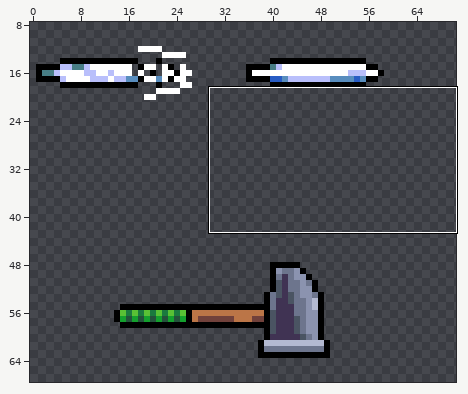
Two states of a sprite sheet, Assets/Art/Items/Attacks.png. Above, an overview of the earlier version with the close-up marked.
Close-up. Before the commit:
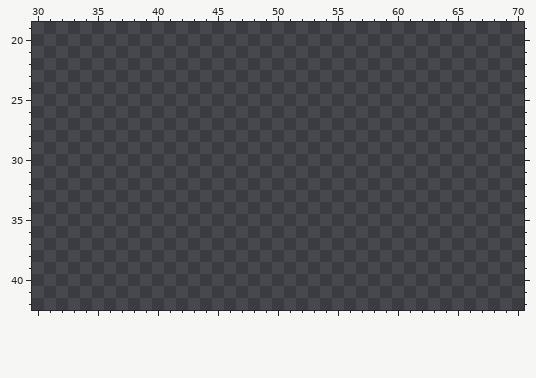
The file is 256x128 pixels. Shown: x 30..70, y 19..42. The wide view leaves out empty margins.
Palette (. is transparent): 
The result:
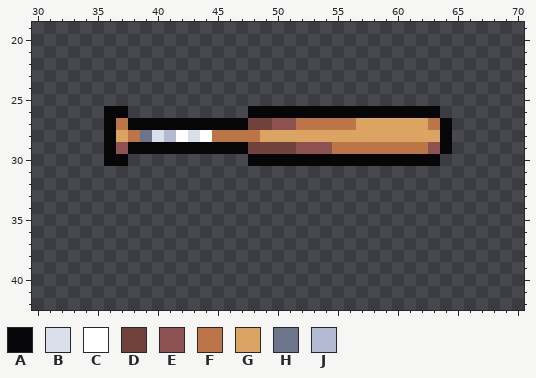
Colours new in this view: A #060608  B #dae0ea  C #ffffff  D #71413b  E #8e5252  F #bb7547  G #dba463  H #6d758d  J #b3b9d1
Edits made:
{"y":26,"x":36,"old":"..","new":"AA"}
{"y":26,"x":48,"old":"................","new":"AAAAAAAAAAAAAAAA"}
{"y":27,"x":36,"old":".............................","new":"AFAAAAAAAAAADDEEFFFFFGGGGGGFA"}
{"y":28,"x":36,"old":".............................","new":"AGFHBJCBCFFFFGGGGGGGGGGGGGGGA"}
{"y":29,"x":36,"old":".............................","new":"AEAAAAAAAAAADDDDEEEFFFFFFFFEA"}
{"y":30,"x":36,"old":"..","new":"AA"}
{"y":30,"x":48,"old":"................","new":"AAAAAAAAAAAAAAAA"}
